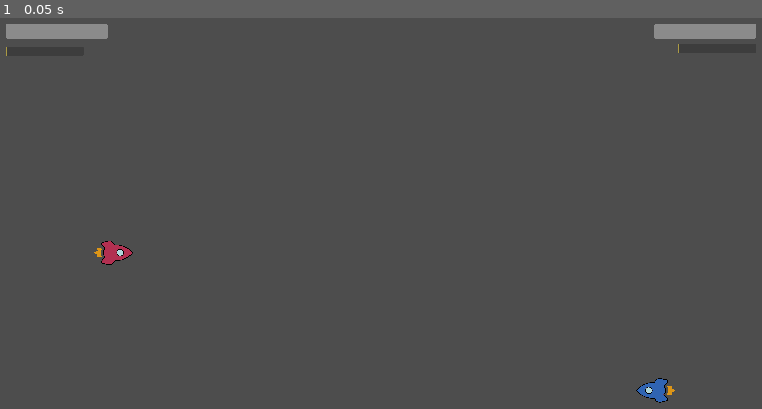
Above: before the commit, frame 1.
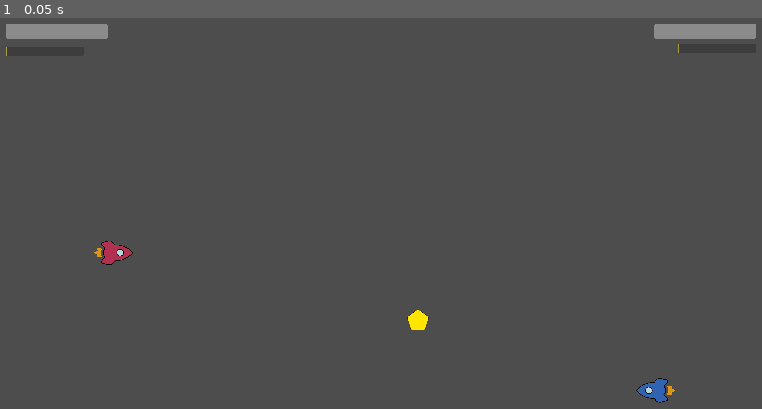
Above: after the commit, the same moment.

Repository: RajwolChapagain/Arcade-Game
Game: Godot game, scene res://main.tscn
The game is run twice, just before and just after one commit, with the same random seed, the same clock (stepped at 60 frames per second) and the same inputs.
Inputs:
- Up to frame 1 (0.05 s): no input

The runs differ from the first frame. In frame 1, 0.1% of the frame differs, in the area x 53-57%, y 74-80%.

Commit message:
Create basic super_boost scene and scriopt

Diff:
--- a/UI/hud.tscn
+++ b/UI/hud.tscn
@@ -1,7 +1,7 @@
 [gd_scene load_steps=4 format=3 uid="uid://0uuiimj7834t"]
 
-[ext_resource type="PackedScene" uid="uid://l4c7xcvflq5r" path="res://UI/health_bar.tscn" id="1_65ybp"]
-[ext_resource type="Script" path="res://UI/hud.gd" id="1_wib3k"]
+[ext_resource type="Script" path="res://ui/hud.gd" id="1_2eusb"]
+[ext_resource type="PackedScene" uid="uid://l4c7xcvflq5r" path="res://UI/health_bar.tscn" id="2_7d51a"]
 
 [sub_resource type="StyleBoxFlat" id="StyleBoxFlat_eqrp0"]
 bg_color = Color(0.670588, 0.603922, 0.266667, 1)
@@ -14,16 +14,16 @@
 grow_horizontal = 2
 grow_vertical = 2
 size_flags_vertical = 0
-script = ExtResource("1_wib3k")
+script = ExtResource("1_2eusb")
 
-[node name="HealthBar" parent="." instance=ExtResource("1_65ybp")]
+[node name="HealthBar" parent="." instance=ExtResource("2_7d51a")]
 layout_mode = 1
 offset_left = 100.0
 offset_top = 100.0
 offset_right = 608.0
 offset_bottom = 173.0
 
-[node name="HealthBar2" parent="." instance=ExtResource("1_65ybp")]
+[node name="HealthBar2" parent="." instance=ExtResource("2_7d51a")]
 layout_mode = 1
 anchors_preset = 1
 anchor_left = 1.0
--- a/bullet/bullet.tscn
+++ b/bullet/bullet.tscn
@@ -7,7 +7,7 @@
 radius = 16.0
 
 [node name="Bullet" type="CharacterBody2D"]
-collision_layer = 6
+collision_layer = 2
 collision_mask = 2
 script = ExtResource("1_ni4nx")
 
--- a/main.tscn
+++ b/main.tscn
@@ -1,15 +1,18 @@
-[gd_scene load_steps=5 format=3 uid="uid://dtp6xrfqaukse"]
+[gd_scene load_steps=6 format=3 uid="uid://dtp6xrfqaukse"]
 
 [ext_resource type="Script" path="res://main.gd" id="1_uyiea"]
 [ext_resource type="PackedScene" uid="uid://dsgskm8hx8n3" path="res://ship/ship.tscn" id="2_rmhn6"]
 [ext_resource type="Texture2D" uid="uid://bqe0p44c0j6is" path="res://ship/ship_sprite_p2.png" id="3_hlk5c"]
 [ext_resource type="PackedScene" uid="uid://0uuiimj7834t" path="res://UI/hud.tscn" id="4_kn60h"]
+[ext_resource type="PackedScene" uid="uid://c7d7l820r8ga4" path="res://powerups/super_boost.tscn" id="5_yyfa2"]
 
 [node name="Main" type="Node2D"]
 script = ExtResource("1_uyiea")
 
 [node name="Ship" parent="." instance=ExtResource("2_rmhn6")]
 position = Vector2(-1400, 0)
+collision_layer = 1
+collision_mask = 1
 metadata/_edit_group_ = true
 
 [node name="Ship2" parent="." instance=ExtResource("2_rmhn6")]
@@ -36,3 +39,6 @@
 offset_top = -1500.0
 offset_right = 2000.0
 offset_bottom = 1500.0
+
+[node name="SuperBoost" parent="." instance=ExtResource("5_yyfa2")]
+position = Vector2(160, 80)
--- /dev/null
+++ b/powerups/super_boost.gd
@@ -0,0 +1,6 @@
+extends Area2D
+
+
+
+func _on_body_entered(body):
+	print(body.name)
--- /dev/null
+++ b/powerups/super_boost.svg
@@ -0,0 +1,51 @@
+<?xml version="1.0" encoding="UTF-8" standalone="no"?>
+<!-- Created with Inkscape (http://www.inkscape.org/) -->
+
+<svg
+   width="107.4494"
+   height="103.7395"
+   viewBox="0 0 28.42932 27.447743"
+   version="1.1"
+   id="svg1"
+   inkscape:version="1.3 (0e150ed6c4, 2023-07-21)"
+   xmlns:inkscape="http://www.inkscape.org/namespaces/inkscape"
+   xmlns:sodipodi="http://sodipodi.sourceforge.net/DTD/sodipodi-0.dtd"
+   xmlns="http://www.w3.org/2000/svg"
+   xmlns:svg="http://www.w3.org/2000/svg">
+  <sodipodi:namedview
+     id="namedview1"
+     pagecolor="#ffffff"
+     bordercolor="#000000"
+     borderopacity="0.25"
+     inkscape:showpageshadow="2"
+     inkscape:pageopacity="0.0"
+     inkscape:pagecheckerboard="true"
+     inkscape:deskcolor="#d1d1d1"
+     inkscape:document-units="px" />
+  <defs
+     id="defs1" />
+  <g
+     inkscape:label="Layer 1"
+     inkscape:groupmode="layer"
+     id="layer1"
+     transform="translate(-235.44547,-102.98788)">
+    <path
+       sodipodi:type="star"
+       style="fill:#ffe500;fill-opacity:1;stroke:#000000;stroke-width:2.64583"
+       id="path1"
+       inkscape:flatsided="true"
+       sodipodi:sides="5"
+       sodipodi:cx="252.20282"
+       sodipodi:cy="146.76888"
+       sodipodi:r1="87.523788"
+       sodipodi:r2="70.808235"
+       sodipodi:arg1="-0.31309276"
+       sodipodi:arg2="0.31522577"
+       inkscape:rounded="0.72"
+       inkscape:randomized="0"
+       d="m 335.47169,119.81133 c 22.81715,70.47966 28.08003,54.34078 -31.89922,97.8206 -59.97926,43.47982 -43.00395,43.49793 -102.89033,-0.10973 -59.88638,-43.60766 -54.65794,-27.45759 -31.6905,-97.88842 22.96744,-70.430839 9.22349,-60.467651 83.30452,-60.388644 74.08104,0.07901 60.35837,-9.913473 83.17553,60.566194 z"
+       inkscape:transform-center-x="-0.0040803373"
+       inkscape:transform-center-y="1.1776193"
+       transform="matrix(0.14136512,0,0,-0.14136512,214.01143,138.54938)" />
+  </g>
+</svg>
--- /dev/null
+++ b/powerups/super_boost.tscn
@@ -0,0 +1,18 @@
+[gd_scene load_steps=4 format=3 uid="uid://c7d7l820r8ga4"]
+
+[ext_resource type="Texture2D" uid="uid://7a7no351hqif" path="res://powerups/super_boost.svg" id="1_sghil"]
+[ext_resource type="Script" path="res://powerups/super_boost.gd" id="1_sk75v"]
+
+[sub_resource type="RectangleShape2D" id="RectangleShape2D_lmouy"]
+size = Vector2(112, 112)
+
+[node name="SuperBoost" type="Area2D"]
+script = ExtResource("1_sk75v")
+
+[node name="Sprite2D" type="Sprite2D" parent="."]
+texture = ExtResource("1_sghil")
+
+[node name="CollisionShape2D" type="CollisionShape2D" parent="."]
+shape = SubResource("RectangleShape2D_lmouy")
+
+[connection signal="body_entered" from="." to="." method="_on_body_entered"]
--- a/ship/ship.tscn
+++ b/ship/ship.tscn
@@ -11,6 +11,8 @@
 size = Vector2(190, 122)
 
 [node name="Ship" type="CharacterBody2D"]
+collision_layer = 5
+collision_mask = 5
 script = ExtResource("1_5xbcq")
 
 [node name="Shield" type="Area2D" parent="."]
Not shown: 2 places in UI/hud.tscn that only renumber resources
Not shown, added: powerups/super_boost.svg.import
